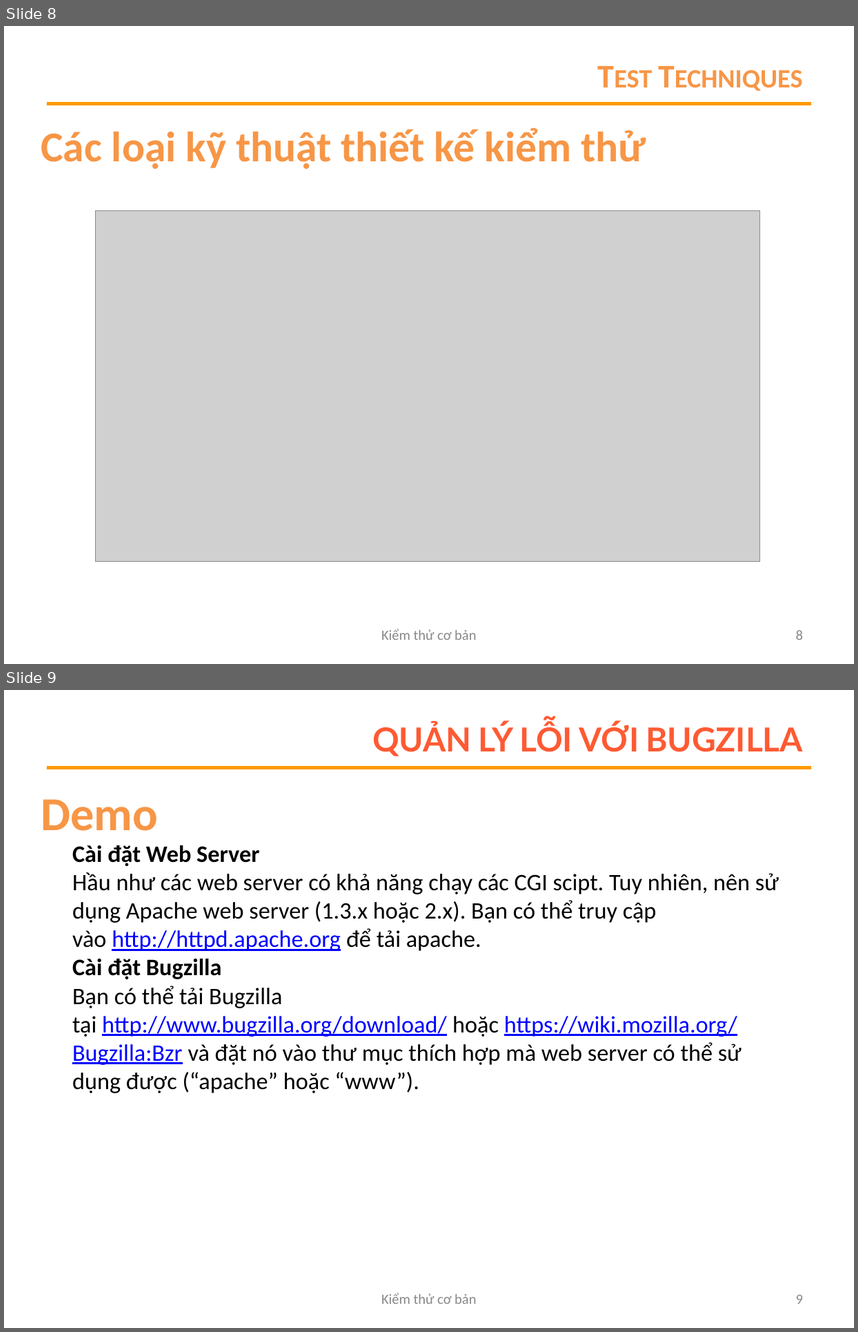
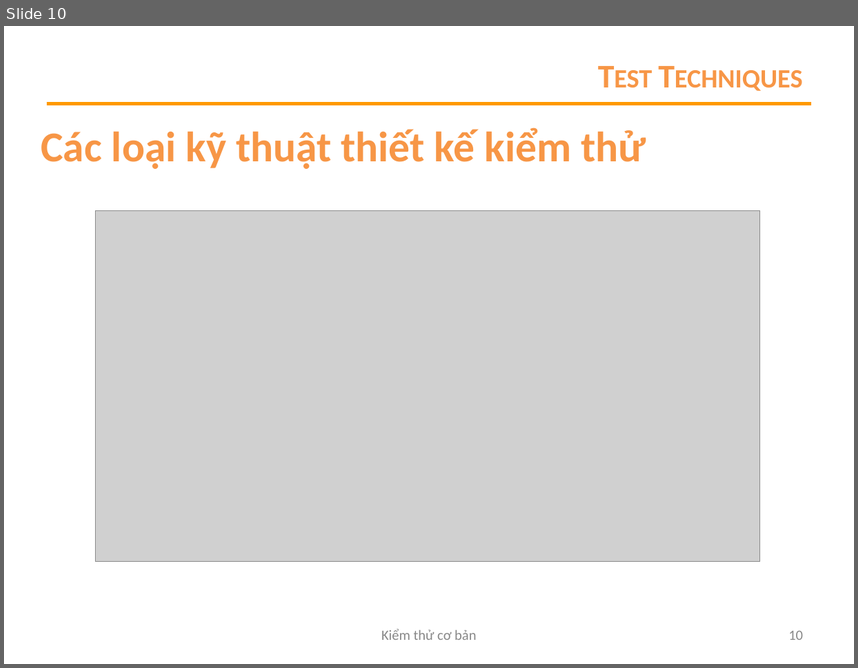
Before and after one commit to ngocvghy2000/AssignmentSOF303, a slide deck: Thuyết trình ngày 24-4-2020/thuyết_trình_nhóm_6.pptx. Shown one above the other, each under a label of ours: slides 8 and 9 before the commit, slide 10 after it. The pictures are 858x1332 and 858x668 pixels, drawn with LibreOffice and Linux fonts; fonts in the diff are those of the drawing; grey boxes stand for pictures; background and template pictures are left out. Boxes give left, top, right and bottom in pixels: in the first picture for what was removed or moved away, otherwise in the second. Text is boxed around its words. In the diff, an @@ line names an element or a change of style, - is before the commit and + after.

```diff
--- a/Thuyết trình ngày 24-4-2020/thuyết_trình_nhóm_6.pptx
+++ b/Thuyết trình ngày 24-4-2020/thuyết_trình_nhóm_6.pptx
@@ slide 9 removed at <box>4,690,854,1328</box>, background #FFFFFF; not listed: 1 template element that a slide beside it also shows @@
@@ title removed at <box>372,722,803,756</box> @@
-QUẢN LÝ LỖI VỚI BUGZILLA
@@ text removed at <box>41,799,158,831</box> @@
-Demo
@@ text removed at <box>72,845,779,1093</box> @@
-Cài đặt Web Server
-Hầu như các web server có khả năng chạy các CGI scipt. Tuy nhiên, nên sử dụng Apache web server (1.3.x hoặc 2.x). Bạn có thể truy cập vào http://httpd.apache.org để tải apache.
-Cài đặt Bugzilla
-Bạn có thể tải Bugzilla tại http://www.bugzilla.org/download/ hoặc https://wiki.mozilla.org/Bugzilla:Bzr và đặt nó vào thư mục thích hợp mà web server có thể sử dụng được (“apache” hoặc “www”).
@@ text removed at <box>381,1292,476,1303</box> @@
-Kiểm thử cơ bản
@@ page number removed at <box>796,1294,803,1303</box> @@
-9
@@ what was slide 8 is now slide 10 @@
@@ page number at <box>789,630,803,639</box>: text changed @@
-8
+10
```
Also in this commit, not shown: 1 slide changed, 2 slides added, 4 other slides removed.
